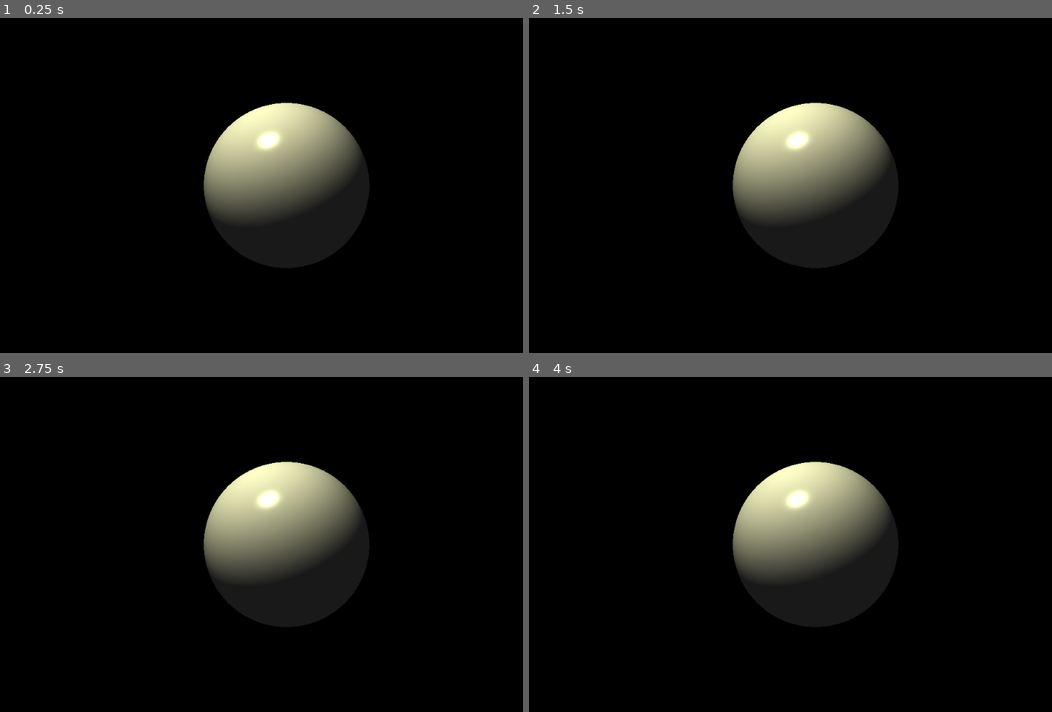
Above: before the commit, frames 1-4 (two rows, left to right).
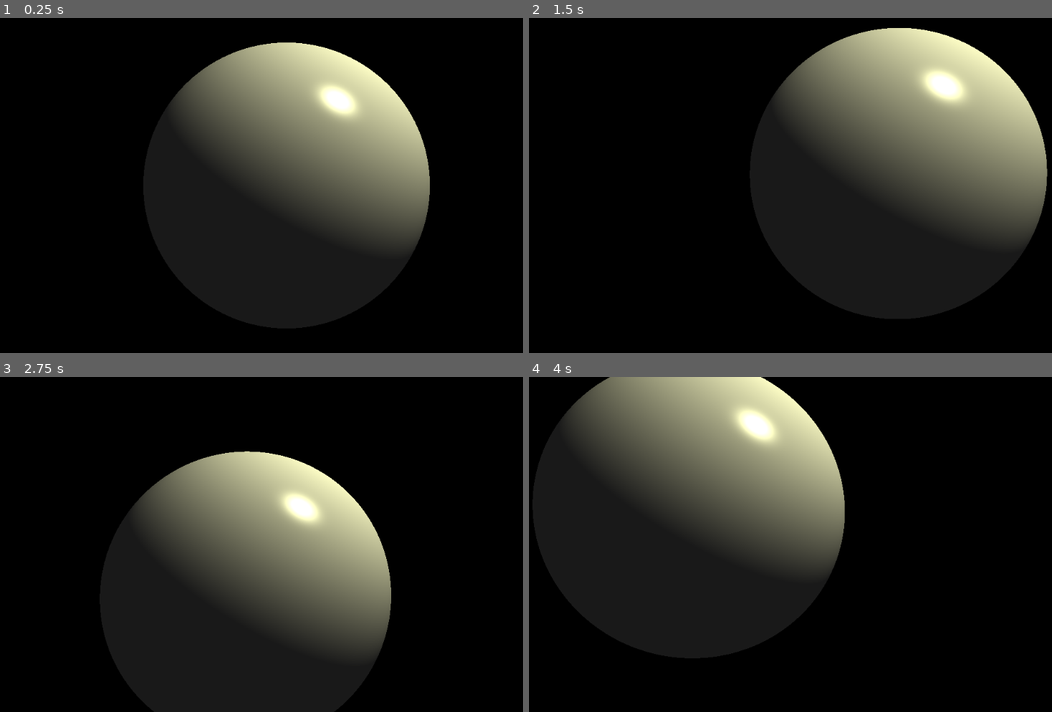
Above: after the commit, the same moments.

Repository: PLUkraine/raymarching-godot
Game: Godot game, scene res://Raymarcher.tscn
Same seed, same stepped clock (60 frames per second), same inputs: the game is played once before the commit and once after it.
Inputs (mouse positions are in pixels of both pictures, inside the frame that each line leads up to):
- Up to frame 1 (0.25 s): no input
- Up to frame 2 (1.5 s): tap Enter at 0.5 s; move the mouse to (942, 168) at 0.52 s; tap Space at 1.25 s; move the mouse to (701, 202) at 1.27 s
- Up to frame 3 (2.75 s): tap Enter at 2 s; move the mouse to (345, 470) at 2.02 s
- Up to frame 4 (4 s): tap Space at 2.75 s; move the mouse to (785, 611) at 2.77 s; tap Enter at 3.5 s; move the mouse to (989, 594) at 3.52 s

The runs differ from the first frame. In frame 1, 32% of the frame differs, in the area x 27-83%, y 7-93%; in frame 2, 35%; in frame 3, 33%; in frame 4, 43%, in the area x 0-71%, y 0-84%.

Commit message:
Add actions. Rotate camera using mouse

Diff:
--- /dev/null
+++ b/CameraMovement.gd
@@ -0,0 +1,52 @@
+extends Node
+
+# expose variables to the editor (and other scripts)
+export(float) var MOUSE_SENSITIVITY = 0.05
+
+# private variables
+var mouse_offsets: Vector2 = Vector2() # in degrees
+
+
+func compute_direction(pitch_rad, yaw_rad):
+    """
+    Get front unit vector from the pitch and yaw angles
+    """
+    return Vector3(
+        cos(pitch_rad) * cos(yaw_rad),
+        sin(pitch_rad),
+        cos(pitch_rad) * sin(yaw_rad)
+    )
+
+
+func _ready():
+    # we want to capture the mouse cursor at the start of the app
+    Input.set_mouse_mode(Input.MOUSE_MODE_CAPTURED)
+
+
+func _input(event):
+    """
+    Update pitch and yaw angles
+    Update the front vector in the shader
+    Capture/Release the mouse
+    """
+    # update the pitch and yaw angles
+    # intercept the mouse motion event and ignore all the others
+    if event is InputEventMouseMotion and Input.get_mouse_mode() == Input.MOUSE_MODE_CAPTURED:
+        mouse_offsets += event.relative * MOUSE_SENSITIVITY
+        # keep pitch in (-90, 90) degrees range to prevent reversing the camera
+        mouse_offsets.y = clamp(mouse_offsets.y, -87.0, 87.0)
+        var new_direction = compute_direction(
+            deg2rad(-mouse_offsets.y),
+            deg2rad(mouse_offsets.x)
+        )
+
+        # update front vector in the shader
+        var color_rect = get_parent()
+        color_rect.material.set_shader_param("front", new_direction)
+
+    # capture/release mouse cursor on the 'Escape' button
+    if event.is_action_pressed("ui_cancel"):
+        if Input.get_mouse_mode() == Input.MOUSE_MODE_CAPTURED:
+            Input.set_mouse_mode(Input.MOUSE_MODE_VISIBLE)
+        else:
+            Input.set_mouse_mode(Input.MOUSE_MODE_CAPTURED)
--- a/Raymarcher.tscn
+++ b/Raymarcher.tscn
@@ -1,4 +1,6 @@
-[gd_scene load_steps=3 format=2]
+[gd_scene load_steps=4 format=2]
+
+[ext_resource path="res://CameraMovement.gd" type="Script" id=1]
 
 [sub_resource type="Shader" id=1]
 code = "shader_type canvas_item;
@@ -17,8 +19,8 @@
 uniform vec3 ambientColor = vec3(1.0, 1.0, 1.0);
 
 uniform float fov = 45.0;
-uniform vec3 cameraPos = vec3(0.0, 0.0, 5.0);
-uniform vec3 front = vec3(0.0, 0.0, -1.0);
+uniform vec3 cameraPos = vec3(-3.0, 0.0, 0.0);
+uniform vec3 front = vec3(1.0, 0.0, 0);
 uniform vec3 up = vec3(0.0, 1.0, 0.0);
 
 float sdSphere( vec3 p, vec3 c, float r )
@@ -126,8 +128,8 @@
 shader_param/lightColor = Vector3( 0.9, 0.9, 0.68 )
 shader_param/ambientColor = Vector3( 1, 1, 1 )
 shader_param/fov = 45.0
-shader_param/cameraPos = Vector3( 0, 0, 5 )
-shader_param/front = Vector3( 0, 0, -1 )
+shader_param/cameraPos = Vector3( -3, 0, 0 )
+shader_param/front = Vector3( 1, 0, 0 )
 shader_param/up = Vector3( 0, 1, 0 )
 
 [node name="Node" type="Node"]
@@ -140,3 +142,6 @@
 material = SubResource( 2 )
 anchor_right = 1.0
 anchor_bottom = 1.0
+
+[node name="CameraMovement" type="Node" parent="Control/ColorRect"]
+script = ExtResource( 1 )
--- a/project.godot
+++ b/project.godot
@@ -19,6 +19,45 @@
 run/main_scene="res://Raymarcher.tscn"
 config/icon="res://icon.png"
 
+[input]
+
+camera_forward={
+"deadzone": 0.5,
+"events": [ Object(InputEventKey,"resource_local_to_scene":false,"resource_name":"","device":0,"alt":false,"shift":false,"control":false,"meta":false,"command":false,"pressed":false,"scancode":87,"unicode":0,"echo":false,"script":null)
+, Object(InputEventJoypadMotion,"resource_local_to_scene":false,"resource_name":"","device":0,"axis":1,"axis_value":-1.0,"script":null)
+ ]
+}
+camera_backward={
+"deadzone": 0.5,
+"events": [ Object(InputEventKey,"resource_local_to_scene":false,"resource_name":"","device":0,"alt":false,"shift":false,"control":false,"meta":false,"command":false,"pressed":false,"scancode":83,"unicode":0,"echo":false,"script":null)
+, Object(InputEventJoypadMotion,"resource_local_to_scene":false,"resource_name":"","device":0,"axis":1,"axis_value":1.0,"script":null)
+ ]
+}
+camera_left={
+"deadzone": 0.5,
+"events": [ Object(InputEventKey,"resource_local_to_scene":false,"resource_name":"","device":0,"alt":false,"shift":false,"control":false,"meta":false,"command":false,"pressed":false,"scancode":65,"unicode":0,"echo":false,"script":null)
+, Object(InputEventJoypadMotion,"resource_local_to_scene":false,"resource_name":"","device":0,"axis":0,"axis_value":-1.0,"script":null)
+ ]
+}
+camera_right={
+"deadzone": 0.5,
+"events": [ Object(InputEventKey,"resource_local_to_scene":false,"resource_name":"","device":0,"alt":false,"shift":false,"control":false,"meta":false,"command":false,"pressed":false,"scancode":68,"unicode":0,"echo":false,"script":null)
+, Object(InputEventJoypadMotion,"resource_local_to_scene":false,"resource_name":"","device":0,"axis":0,"axis_value":1.0,"script":null)
+ ]
+}
+camera_up={
+"deadzone": 0.5,
+"events": [ Object(InputEventKey,"resource_local_to_scene":false,"resource_name":"","device":0,"alt":false,"shift":false,"control":false,"meta":false,"command":false,"pressed":false,"scancode":81,"unicode":0,"echo":false,"script":null)
+, Object(InputEventJoypadButton,"resource_local_to_scene":false,"resource_name":"","device":0,"button_index":5,"pressure":0.0,"pressed":false,"script":null)
+ ]
+}
+camera_down={
+"deadzone": 0.5,
+"events": [ Object(InputEventKey,"resource_local_to_scene":false,"resource_name":"","device":0,"alt":false,"shift":false,"control":false,"meta":false,"command":false,"pressed":false,"scancode":69,"unicode":0,"echo":false,"script":null)
+, Object(InputEventJoypadButton,"resource_local_to_scene":false,"resource_name":"","device":0,"button_index":4,"pressure":0.0,"pressed":false,"script":null)
+ ]
+}
+
 [rendering]
 
 environment/default_environment="res://default_env.tres"
